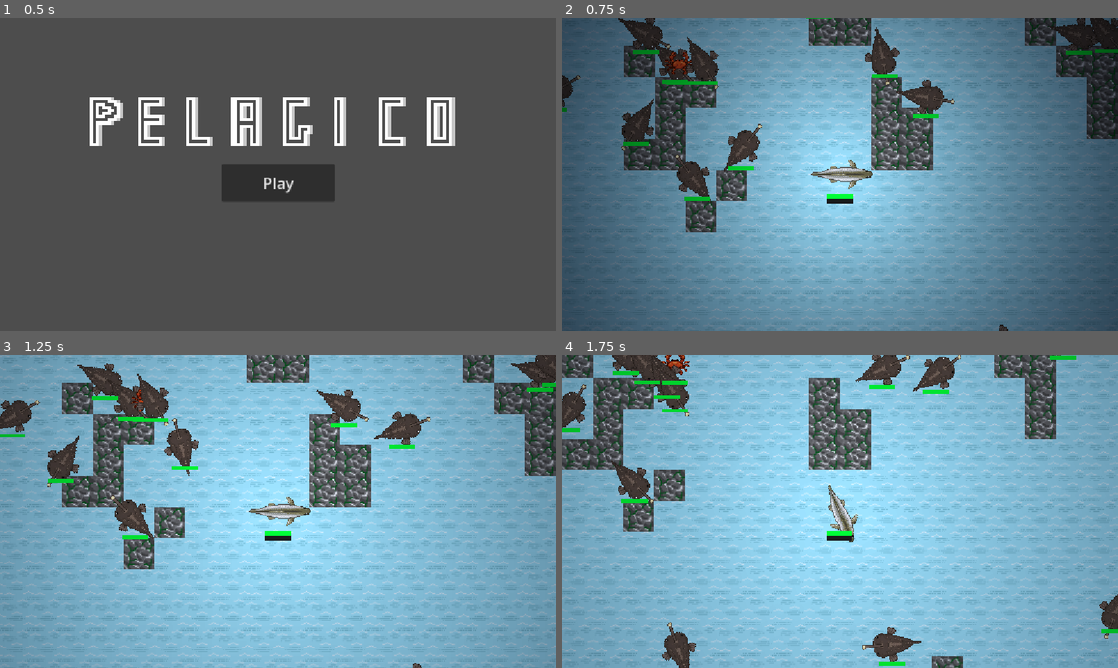
Above: before the commit, frames 1-4 (two rows, left to right).
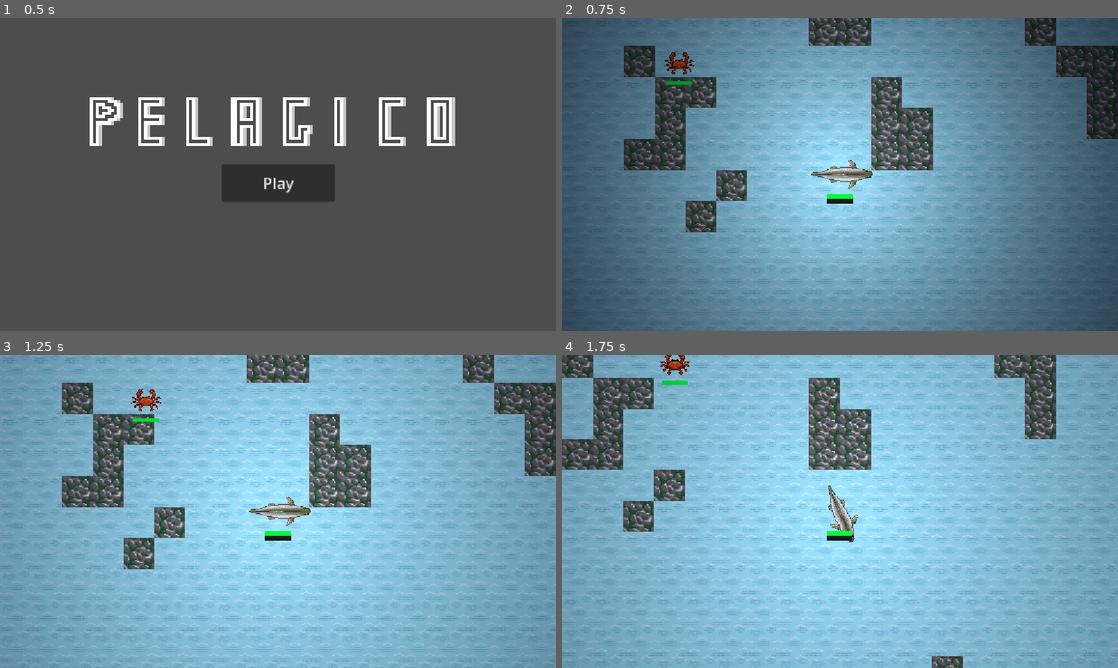
Above: after the commit, the same moments.

Repository: vincentchen18/Pelagico
Game: Godot game, scene res://menu.tscn
Same seed, same stepped clock (60 frames per second), same inputs: the game is played once before the commit and once after it.
Inputs (mouse positions are in pixels of both pictures, inside the frame that each line leads up to):
- Up to frame 1 (0.5 s): no input
- Up to frame 2 (0.75 s): click "Play" at 0.5 s
- Up to frame 3 (1.25 s): no input
- Up to frame 4 (1.75 s): tap Enter at 1.25 s; move the mouse to (962, 495) at 1.27 s; hold Right (right) from 1.28 s (still down); tap F (dash) at 1.35 s; click (962, 495) at 1.42 s

Frame 1 is identical in both runs. In frame 2, 5.1% of the frame differs, in the area x 0-100%, y 0-100%; in frame 3, 5.2%; in frame 4, 4.7%.

Commit message:
anglerfish emit light + fish anglerfix healthbar bug

Diff:
--- a/Scripts/tile_map_layer.gd
+++ b/Scripts/tile_map_layer.gd
@@ -7,6 +7,7 @@
 
 const CRAB_CHANCE = 0.05
 const SARDINE_CHANCE = 0.04
+const ANGLERFISH_CHANCE = 0.05
 var worldmap: Dictionary = {}
 var noise = FastNoiseLite.new()
 var depthnoise = FastNoiseLite.new()
@@ -102,13 +103,13 @@
 		0:
 			pass
 		1:
-			if 1 == 1: spawn(ANGLERFISH, cell)
 			if cell_rng(globalx, globaly, 1).randf() < CRAB_CHANCE: spawn(CRAB, cell)
 		2:
 			if cell_rng(globalx, globaly, 1).randf() < CRAB_CHANCE: spawn(CRAB, cell)
 			if cell_rng(globalx, globaly, 2).randf() < SARDINE_CHANCE: spawn_school(SARDINE, cell, globalx, globaly)
 		3:
 			if cell_rng(globalx, globaly, 2).randf() < SARDINE_CHANCE: spawn_school(SARDINE, cell, globalx, globaly)
+			if cell_rng(globalx, globaly, 2).randf() < ANGLERFISH_CHANCE: spawn(ANGLERFISH, cell)
 		4:
 			pass
 func spawn(scene: PackedScene, cell: Vector2i) -> void:
--- a/enemys/anglerfish.gd
+++ b/enemys/anglerfish.gd
@@ -1,39 +1,26 @@
 extends CharacterBody2D
-@export var speed := 50.0
+@export var speed := 192.0
 @export var scale_mult := 1.0
-@export var min_zone := 1
-@export var max_zone := 2
-@export var school_radius := 90.0
-@export var separation_dist := 24.0
-@export var turn_rate := 2.0
-@export var flee_radius := 150.0
-@export var flee_time := 0.8
-@export var flee_mult := 1.6
-
+@export var min_zone := 3
+@export var max_zone := 4
+@export var vision_cone := 45.0
 @onready var sprite: AnimatedSprite2D = $AnimatedSprite2D
 @onready var healthbar = $health
 @onready var terrain = get_node("/root/ocean/TileMapLayer")
 @onready var player = get_node_or_null("/root/ocean/Player")
-
 @export var max_health := 200.0
 @export var damage := 50.0
-@export var hit_interval := 0.5
+@export var hit_interval := 2.0
 var hit_cd := 0.0
 @export var regen_delay := 8.0
 @export var regen_amt := 0.1
 var since_hit := 999.0
-
 var heading := Vector2.RIGHT
-var flee_timer := 0.0
-var flee_dir := Vector2.RIGHT
-
 func hit(amount):
 	healthbar.take_damage(amount)
 	since_hit = 0.0
-	flee_timer = flee_time
 	if healthbar.health <= 0:
 		die()
-
 func _ready() -> void:
 	healthbar.max_health = max_health
 	healthbar.health = max_health
@@ -42,21 +29,11 @@
 	add_to_group("enemy")
 	add_to_group("anglerfish")
 	heading = Vector2.RIGHT.rotated(randf_range(0, TAU))
-
 func _physics_process(delta: float) -> void:
 	since_hit += delta
 	if since_hit >= regen_delay and healthbar.health < healthbar.max_health:
 		healthbar.heal(healthbar.max_health * regen_amt * delta)
 
-	flee_timer = max(flee_timer - delta, 0.0)
-
-	if player and global_position.distance_to(player.global_position) < flee_radius:
-		flee_dir = (global_position - player.global_position).normalized()
-		flee_timer = flee_time
-
-	var target := _school_heading()
-	if flee_timer > 0.0:
-		target = flee_dir
 	hit_cd = max(hit_cd - delta, 0.0)
 	if hit_cd <= 0.0:
 		for body in $attackHitbox.get_overlapping_bodies():
@@ -64,9 +41,20 @@
 				body.hit(damage)
 				hit_cd = hit_interval
 				break
-	heading = heading.lerp(target, turn_rate * delta).normalized()
 
-	var spd := speed * (flee_mult if flee_timer > 0.0 else 1.0)
+	var target := heading
+	var fleeing := false
+	if player:
+		var to_angler: Vector2 = (global_position - player.global_position).normalized()
+		var player_facing := Vector2.RIGHT.rotated(player.rotation)
+		if player_facing.dot(to_angler) > cos(deg_to_rad(vision_cone)):
+			target = to_angler        # flee
+			fleeing = true
+		else:
+			target = -to_angler       # hunt
+
+	heading = heading.lerp(target, turn_rate_for(fleeing) * delta).normalized()
+	var spd := speed
 	velocity = heading * spd
 	move_and_slide()
 
@@ -75,34 +63,12 @@
 
 	rotation = heading.angle()
 	sprite.flip_v = absf(heading.angle()) > PI / 2
-
-func _school_heading() -> Vector2:
-	var cohesion := Vector2.ZERO
-	var separation := Vector2.ZERO
-	var alignment := Vector2.ZERO
-	var n := 0
-	for other in get_tree().get_nodes_in_group("sardine"):
-		if other == self:
-			continue
-		var offset: Vector2 = other.global_position - global_position
-		var d := offset.length()
-		if d < school_radius:
-			cohesion += other.global_position
-			alignment += other.heading
-			if d < separation_dist and d > 0.0:
-				separation -= offset / d
-			n += 1
-	if n == 0:
-		return heading
-	cohesion = (cohesion / n - global_position).normalized()
-	alignment = (alignment / n).normalized()
-	return (cohesion * 0.6 + alignment * 0.8 + separation * 1.4).normalized()
-
+func turn_rate_for(fleeing: bool) -> float:
+	return 3.0 if fleeing else 2.0
 func _zone_ahead() -> int:
 	var ahead = global_position + heading * 24.0
 	var t = terrain.local_to_map(terrain.to_local(ahead))
 	return terrain.zone_index(t.x, t.y)
-
 func die():
 	var xpbar = get_node_or_null("/root/ocean/Player/xpbar")
 	if xpbar:
--- a/enemys/anglerfish.tscn
+++ b/enemys/anglerfish.tscn
@@ -21,7 +21,17 @@
 [sub_resource type="RectangleShape2D" id="RectangleShape2D_br8fx"]
 size = Vector2(26, 26)
 
-[node name="sardine" type="CharacterBody2D" unique_id=522453425]
+[sub_resource type="Gradient" id="Gradient_3n1vd"]
+offsets = PackedFloat32Array(0, 0.012048192, 0.560241)
+colors = PackedColorArray(0, 0, 0, 1, 1, 1, 1, 1, 1, 1, 1, 0)
+
+[sub_resource type="GradientTexture2D" id="GradientTexture2D_br8fx"]
+gradient = SubResource("Gradient_3n1vd")
+fill = 1
+fill_from = Vector2(0.5, 0.5)
+fill_to = Vector2(0.5, 0)
+
+[node name="anglerfish" type="CharacterBody2D" unique_id=522453425]
 collision_layer = 4
 collision_mask = 3
 script = ExtResource("1_3n1vd")
@@ -37,7 +47,7 @@
 [node name="health" type="ProgressBar" parent="." unique_id=1012203974]
 offset_right = 27.0
 offset_bottom = 4.0
-max_value = 20.0
+max_value = 200.0
 show_percentage = false
 script = ExtResource("3_3n1vd")
 
@@ -47,4 +57,8 @@
 [node name="CollisionShape2D" type="CollisionShape2D" parent="attackHitbox" unique_id=1696018257]
 shape = SubResource("RectangleShape2D_br8fx")
 
+[node name="PointLight2D" type="PointLight2D" parent="." unique_id=1812627371]
+position = Vector2(29, 3)
+texture = SubResource("GradientTexture2D_br8fx")
+
 [connection signal="body_entered" from="attackHitbox" to="." method="_on_attack_hitbox_body_entered"]
--- a/enemys/sardine.gd
+++ b/enemys/sardine.gd
@@ -1,8 +1,8 @@
 extends CharacterBody2D
 @export var speed := 50.0
 @export var scale_mult := 1.0
-@export var min_zone := 1
-@export var max_zone := 2
+@export var min_zone := 2
+@export var max_zone := 3
 @export var school_radius := 90.0
 @export var separation_dist := 24.0
 @export var turn_rate := 2.0
